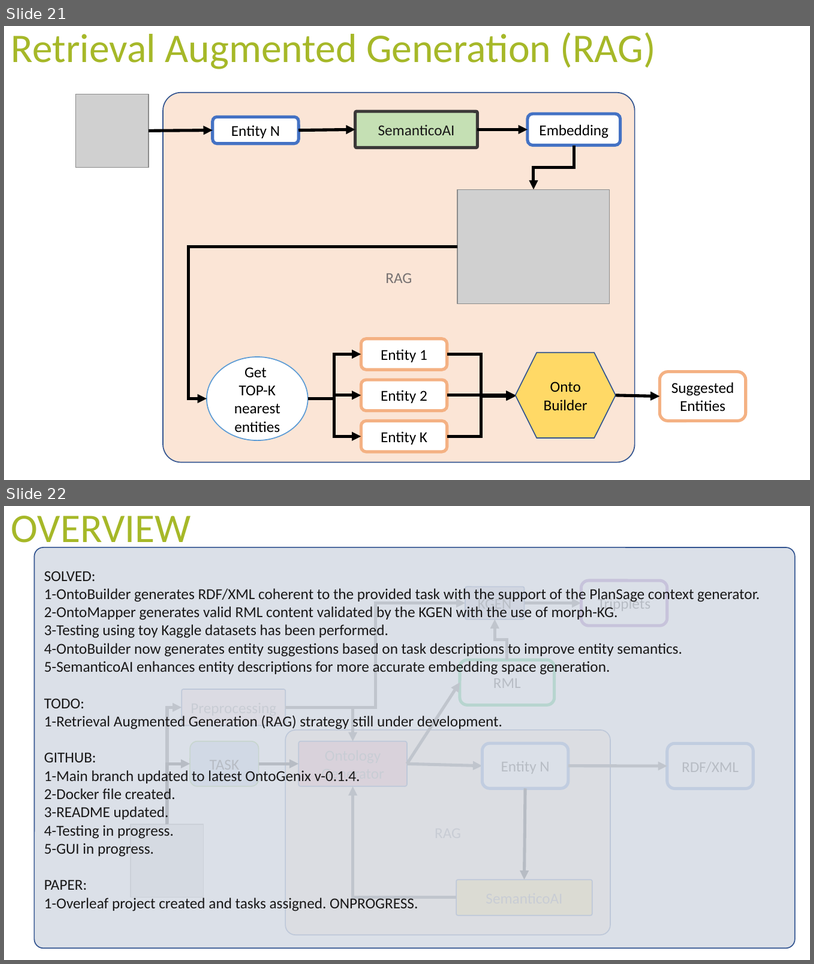
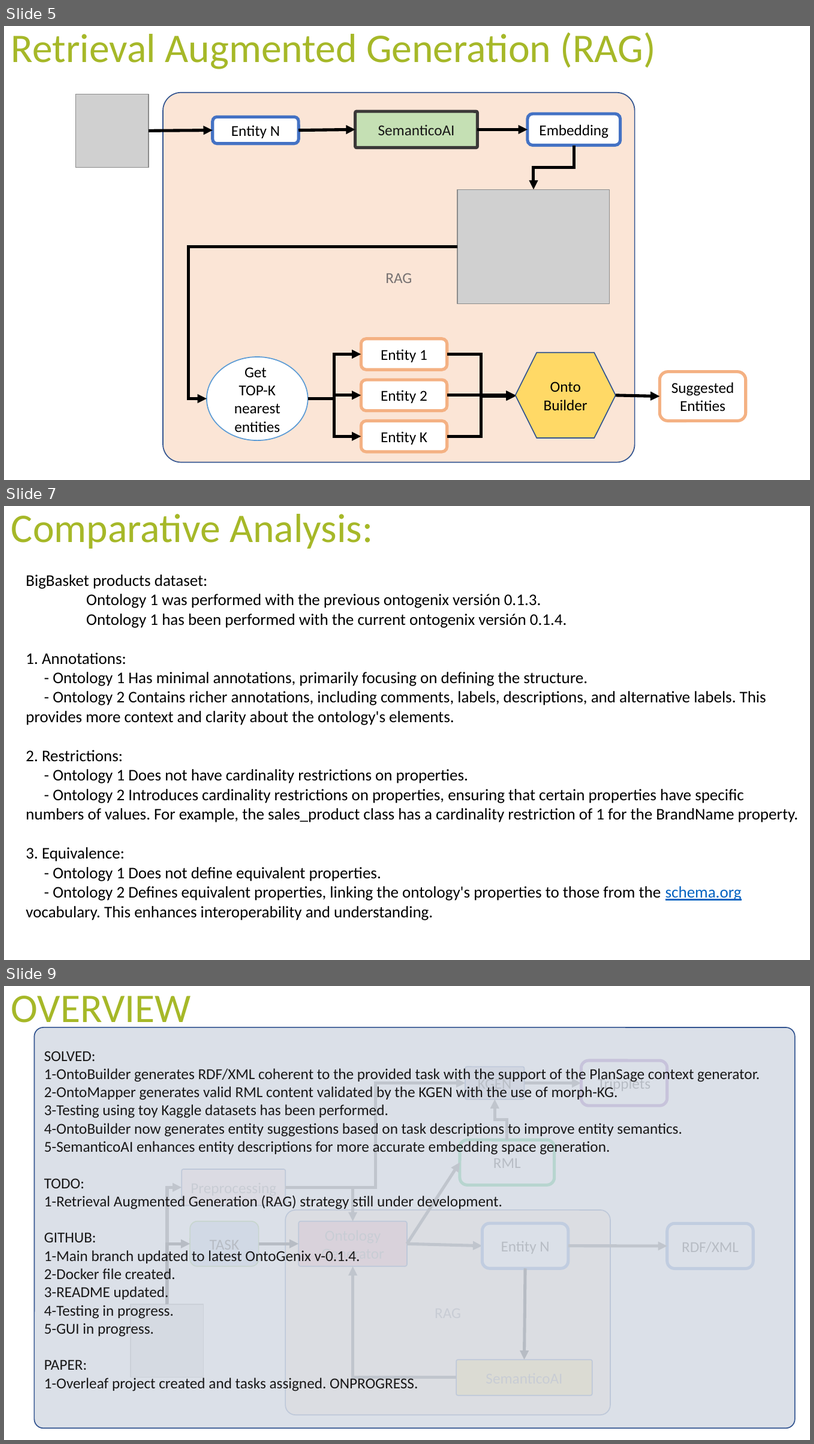
Before and after one commit to tecnomod-um/OntoGenix, a slide deck: IDEAS.pptx. Shown one above the other, each under a label of ours: slides 21 and 22 before the commit, slides 5, 7 and 9 after it; the slides between them are not shown. The pictures are 814x964 and 814x1444 pixels, drawn with LibreOffice and Linux fonts; fonts in the diff are those of the drawing; grey boxes stand for pictures. Boxes give left, top, right and bottom in pixels: in the first picture for what was removed or moved away, otherwise in the second. Text is boxed around its words. In the diff, an @@ line names an element or a change of style, - is before the commit and + after.

Commit message:
powerpoint update

```diff
--- a/IDEAS.pptx
+++ b/IDEAS.pptx
@@ slide 7 added at <box>4,506,810,960</box>, background #FFFFFF @@
@@ text added at <box>11,514,373,549</box>, 40 pt, text #A6B828 @@
+Comparative Analysis:
@@ text added at <box>26,574,799,920</box>, 16 pt, text #000000 @@
+BigBasket products dataset:
+Ontology 1 was performed with the previous ontogenix versión 0.1.3.
+Ontology 1 has been performed with the current ontogenix versión 0.1.4.
+1. Annotations:
+- Ontology 1 Has minimal annotations, primarily focusing on defining the structure.
+- Ontology 2 Contains richer annotations, including comments, labels, descriptions, and alternative labels. This provides more context and clarity about the ontology's elements.
+2. Restrictions:
+- Ontology 1 Does not have cardinality restrictions on properties.
+- Ontology 2 Introduces cardinality restrictions on properties, ensuring that certain properties have specific numbers of values. For example, the sales_product class has a cardinality restriction of 1 for the BrandName property.
+3. Equivalence:
+- Ontology 1 Does not define equivalent properties.
+- Ontology 2 Defines equivalent properties, linking the ontology's properties to those from the schema.org vocabulary. This enhances interoperability and understanding.
@@ what was slide 21 is now slide 5 @@
@@ what was slide 22 is now slide 9 @@
```
Also in this commit, not shown: 2 other slides added, 16 slides removed, 3 other files.
